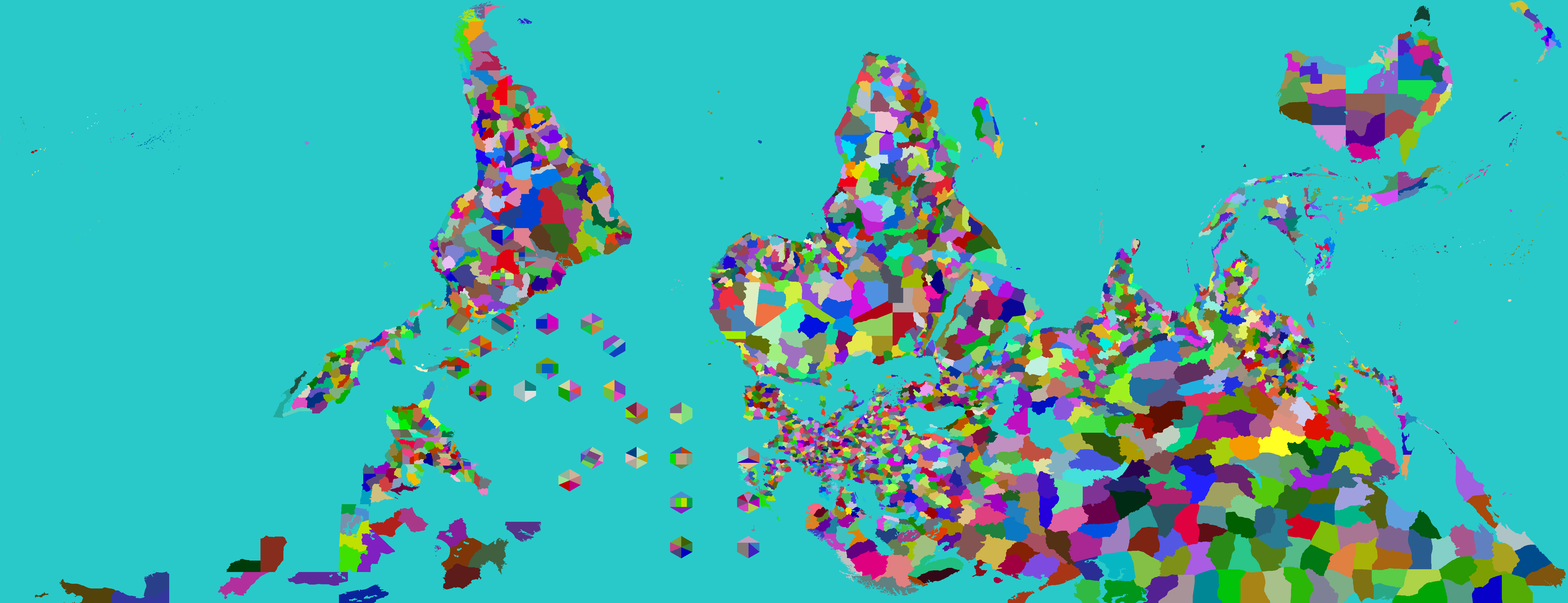
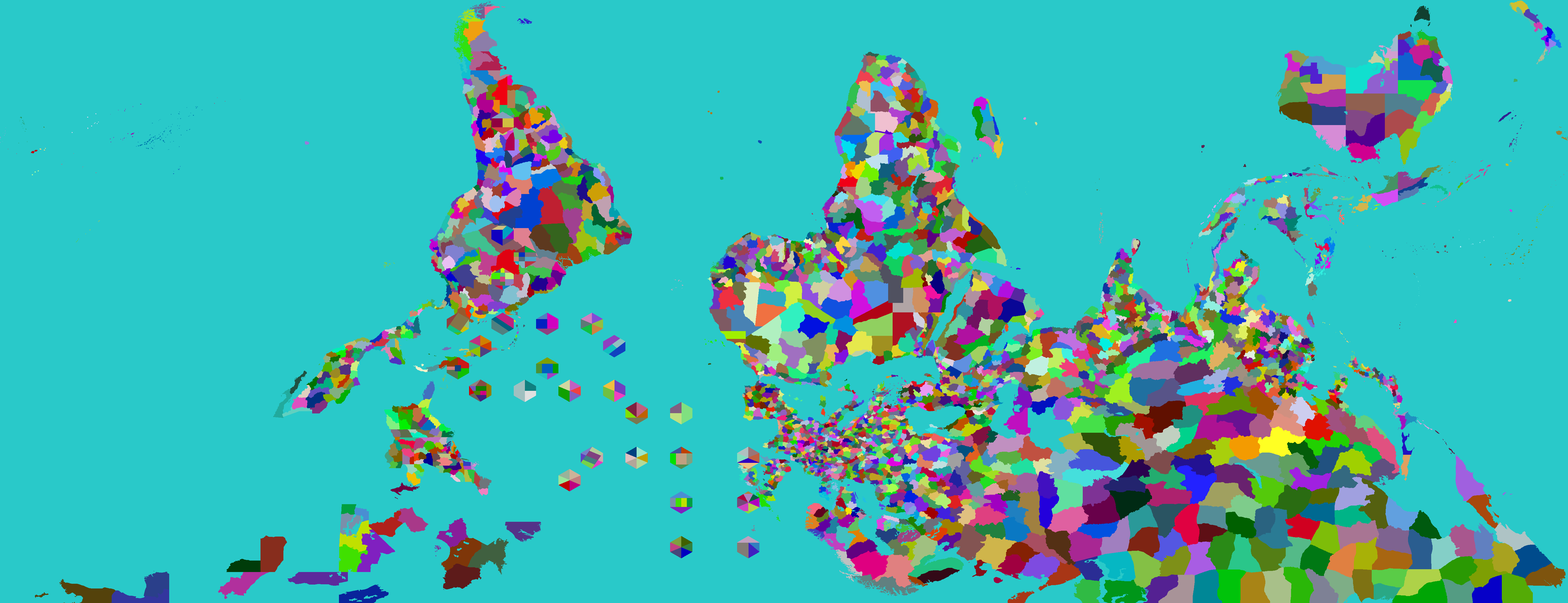
Layers edited between the first and the second 1568 × 603 image:
painted on "Provinces" over [359,111,514,507]
